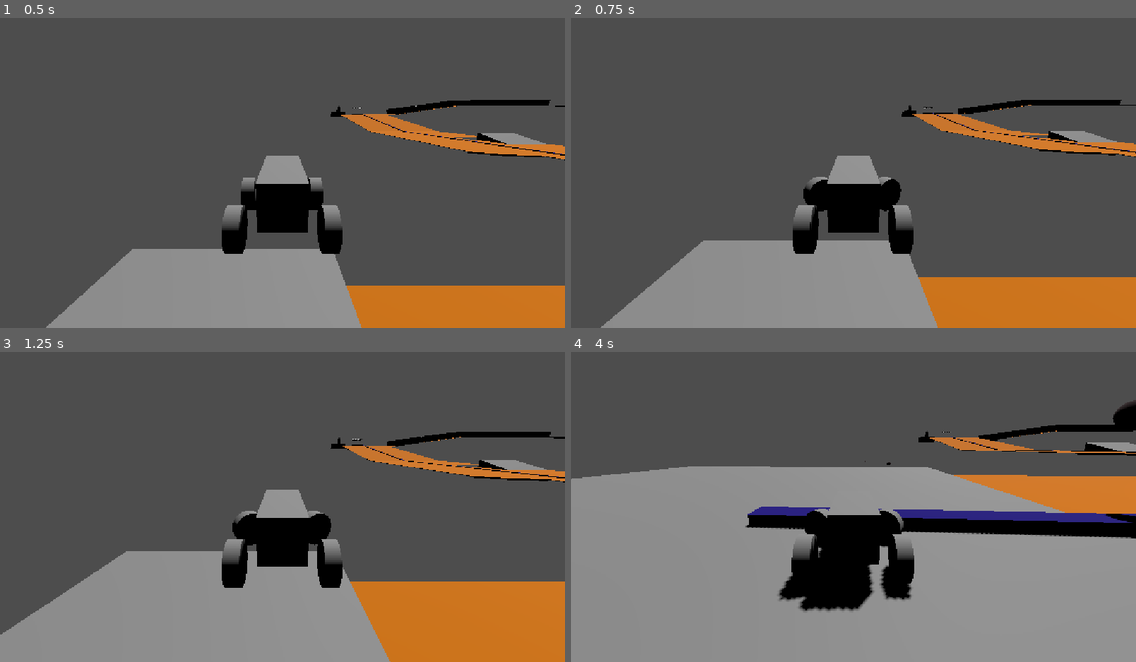
Above: before the commit, frames 1-4 (two rows, left to right).
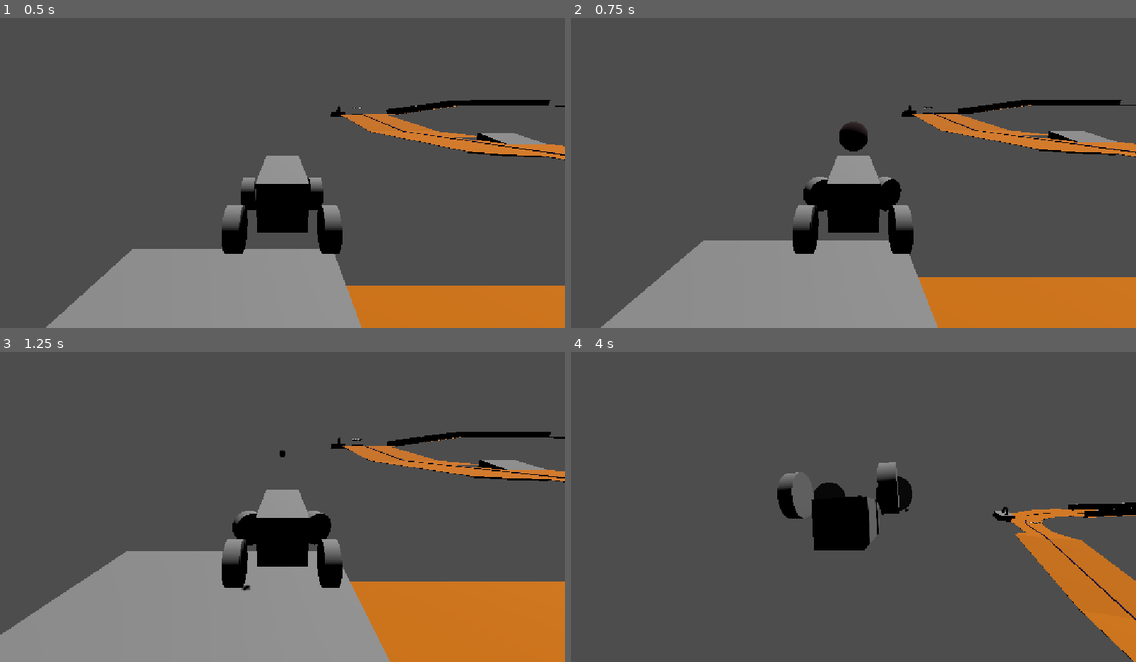
Above: after the commit, the same moments.

Repository: MauroEscalante-Hub/Linea-San-Gnomo
Game: Godot game, scene res://Escenas/grayboxing/grayboxing_escenario1.tscn
The game is run twice, just before and just after one commit, with the same random seed, the same clock (stepped at 60 frames per second) and the same inputs. The project has no main scene, so this scene is started directly.
Inputs (mouse positions are in pixels of both pictures, inside the frame that each line leads up to):
- Up to frame 1 (0.5 s): no input
- Up to frame 2 (0.75 s): move the mouse to (977, 154) at 0.52 s; press the mouse at (977, 154) at 0.53 s; hold D (derecha) from 0.53 s (still down)
- Up to frame 3 (1.25 s): keep holding D (derecha)
- Up to frame 4 (4 s): move the mouse to (740, 519) at 1.27 s; release D (derecha) at 1.28 s; release the mouse at (740, 519) at 1.28 s; hold A (izquierda) 1.28-2.03 s; click (740, 519) at 1.35 s; move the mouse to (910, 432) at 2.02 s; press the mouse at (910, 432) at 2.03 s; hold D (derecha) 2.03-2.78 s; tap S (frenar) at 2.1 s; move the mouse to (825, 565) at 2.77 s; release the mouse at (825, 565) at 2.78 s; hold W (avanzar) 2.78-3.53 s; click (825, 565) at 2.85 s; move the mouse to (1023, 550) at 3.52 s; press the mouse at (1023, 550) at 3.53 s; hold A (izquierda) from 3.53 s (still down)

Frame 1 is identical in both runs. In frame 2, 0.4% of the frame differs, in the area x 9-98%, y 29-95%; in frame 3, less than 0.1%; in frame 4, 62%, in the area x 0-100%, y 15-100%.

Commit message:
Arreglos de disparo

Diff:
--- a/Escenas/jugador/jugador.tscn
+++ b/Escenas/jugador/jugador.tscn
@@ -89,4 +89,4 @@
 transform = Transform3D(1, 0, 0, 0, 1, 0, 0, 0, 1, 0, -0.17721605, -0.6891737)
 
 [node name="arma" type="Node3D" parent="." unique_id=1887910769]
-transform = Transform3D(1, 0, 0, 0, 1, 0, 0, 0, 1, -0.8561938, 1.0418589, -0.93087983)
+transform = Transform3D(1, 0, 0, 0, 1, 0, 0, 0, 1, 0.2958343, 1.1924703, -0.93087983)
--- a/escenas/jugador/jugador.gd
+++ b/escenas/jugador/jugador.gd
@@ -22,6 +22,6 @@
 
 func disparo():
 	var balita = bala.instantiate()
-	balita.global_position = $arma.global_position
+	$arma.global_position = balita.global_position
 	balita.direccion = -transform.basis.z.normalized()
 	add_child(balita)
